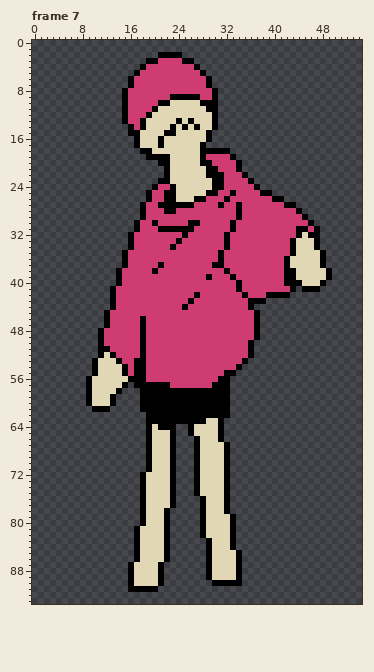
One commit to this pixel-art file: Art/battle sprites/Mushroom Man.ase. Above: the version before the commit.
55x94 pixels, 8 frames. Shown: frame 7. The commit also changed other frames, which this record leaves out.
The same view after the edit:
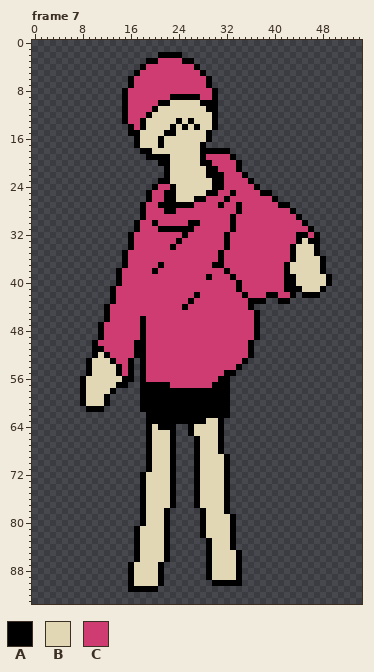
Palette (. is transparent): A #000000  B #e2d7b5  C #cf3c71
The edit:
Frame 7:
Colour A is added in row 40 at x 49; in row 41 at x 44 and 48; in row 42 at x 43 and 45 to 47; in row 43 at x 41 to 42; in row 44 at x 12; in row 47 at x 11.
Colour A is added in rows 50 to 52 at x 10; in rows 53 to 55 at x 9; in rows 56 to 60 at x 8; in row 61 at x 9; in rows 76 to 77 at x 27.
Colour A replaces colour B in row 32 at x 45; in row 33 at x 44 and 46; in row 35 at x 47; in row 36 at x 43; in row 38 at x 48; in row 52 at x 12.
Colour A replaces colour B in row 53 at x 13; in rows 54 to 55 at x 14; in row 56 at x 15; in row 57 at x 14; in row 58 at x 13; in rows 59 to 60 at x 12.
Colour A replaces colour B in rows 67 to 68 at x 31.
Colour A replaces colour C in row 27 at x 41; in row 28 at x 43; in row 29 at x 33 and 44; in row 30 at x 45; in row 31 at x 46; in row 41 at x 42.
Colour A replaces colour C in rows 50 to 52 at x 17; in rows 53 to 55 at x 16.
Colour B replaces colour A in row 38 at x 43; in row 40 at x 44 and 48; in row 41 at x 45 to 47; in row 52 at x 11; in rows 53 to 55 at x 10; in rows 56 to 60 at x 9.
Colour B replaces colour A in rows 76 to 77 at x 28.
Colour C replaces colour A in row 29 at x 34; in row 31 at x 44 to 45; in row 32 at x 46; in row 33 at x 43; in row 36 at x 42; in row 42 at x 41 to 42.
Colour C replaces colour A in row 44 at x 13; in row 47 at x 12; in row 50 at x 11; in row 51 at x 12; in row 52 at x 13; in row 53 at x 14.
Colour C replaces colour A in rows 54 to 55 at x 15.
The edit erases colour A in row 26 at x 41; in row 27 at x 43; in row 28 at x 44; in row 29 at x 45; in row 30 at x 46; in row 31 at x 47.
The edit erases colour A in row 35 at x 48; in row 38 at x 49; in rows 53 to 57 at x 17; in row 58 at x 14; in rows 59 to 60 at x 13; in row 61 at x 12.
The edit erases colour A in rows 67 to 68 at x 32.
Pixel boxes of the changes (left, top, right, bottom) in both pictures:
changed: (278, 196, 332, 304)
changed: (230, 214, 242, 220)
changed: (80, 304, 140, 412)
changed: (218, 442, 230, 454)
changed: (194, 496, 206, 508)
